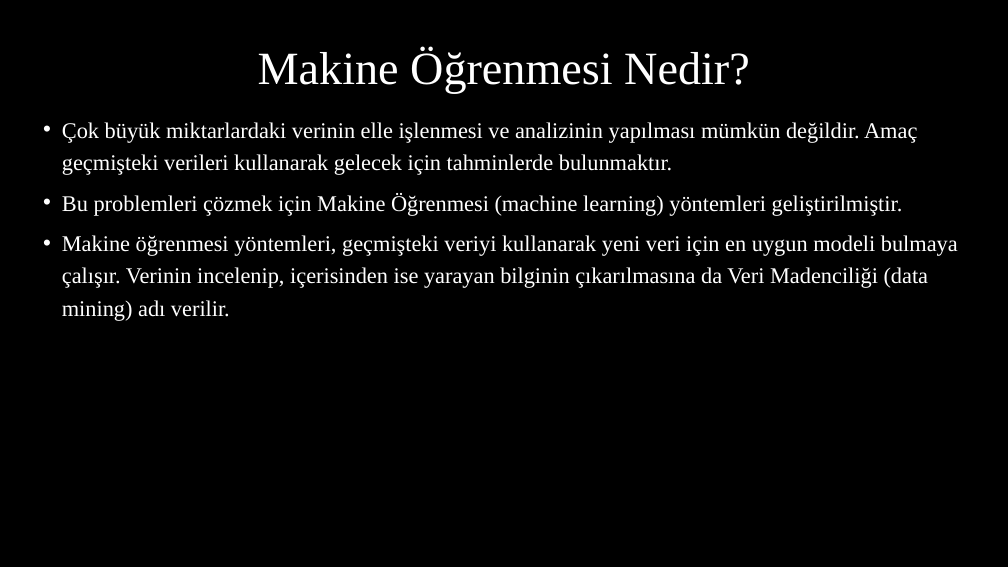
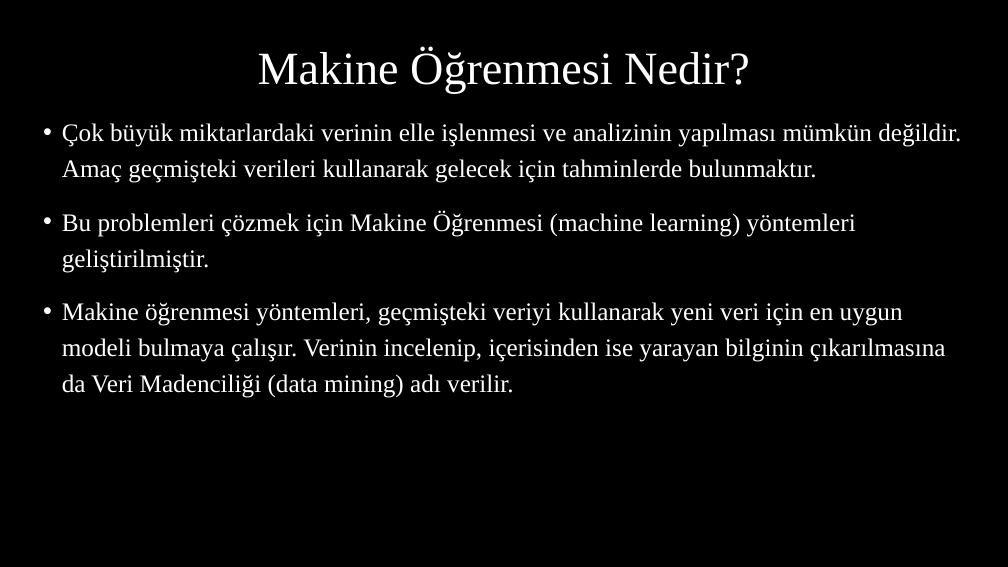
Before and after one commit to akaraci/Makine-Ogrenmesi, a slide deck: slide 20 of Sunular/MÖT-Hafta-1.pptx. Drawn at 1008x567 pixels with LibreOffice and Linux fonts; fonts in the diff are those of the drawing. Boxes give left, top, right and bottom in pixels: in the first picture for what was removed or moved away, otherwise in the second. Text is boxed around its words. In the diff, an @@ line names an element or a change of style, - is before the commit and + after.

```diff
--- a/Sunular/MÖT-Hafta-1.pptx
+++ b/Sunular/MÖT-Hafta-1.pptx
@@ text "Çok büyük miktarlardaki verinin elle ..." at <box>62,123,961,398</box>: size 16 to 18 pt; more space between paragraphs @@
```
Also in this commit, not shown: 14 other slides changed.
